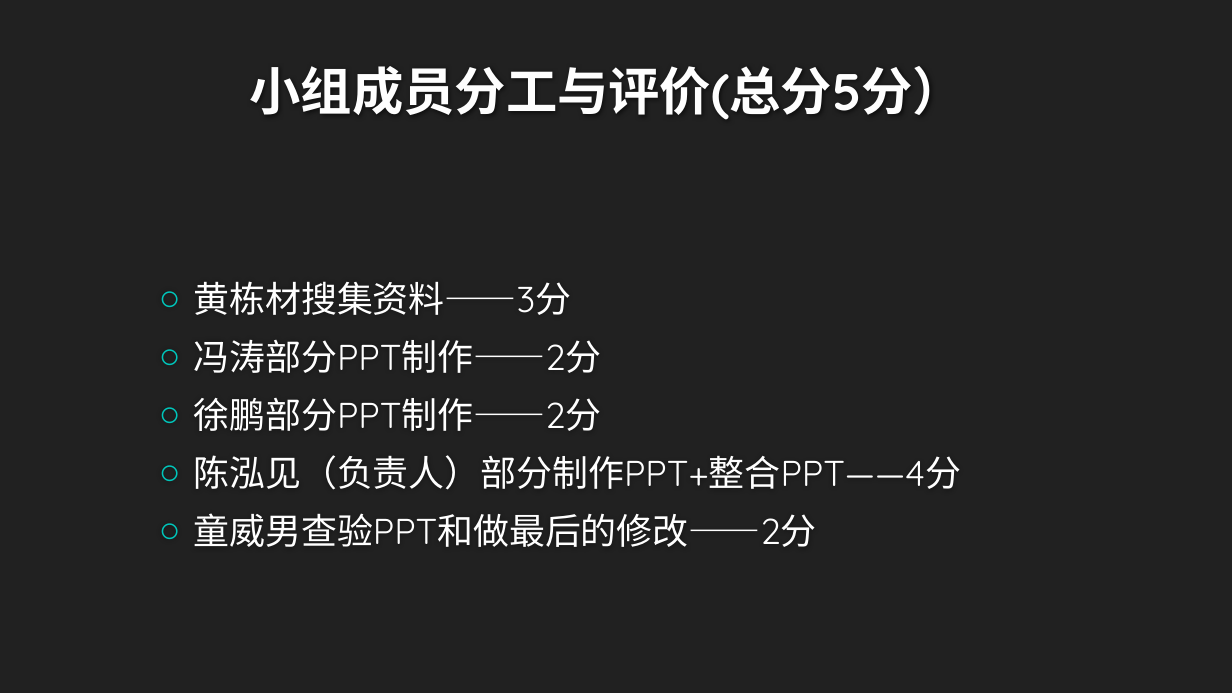
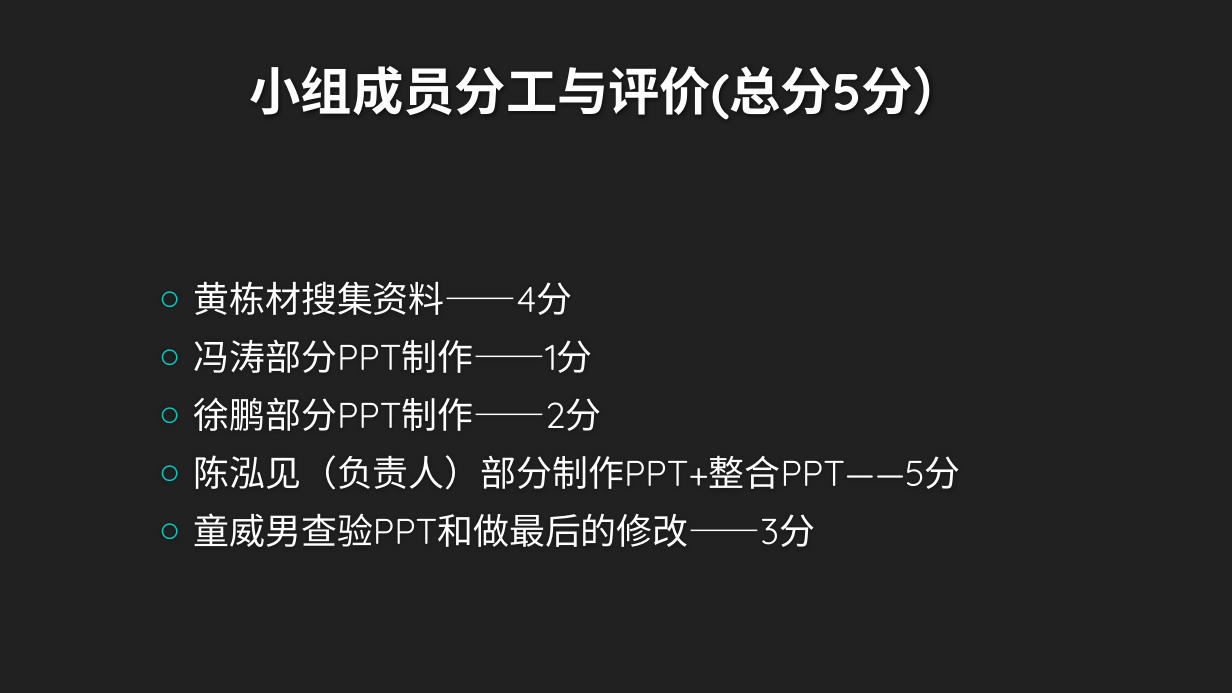
Before and after one commit to twn422/PRD2017, a slide deck: slide 26 of PRD-2017-G24/STW/非受控文件/翻转课堂作业/UML概述/UML概述.pptx. Drawn at 1232x693 pixels with LibreOffice and Linux fonts; fonts in the diff are those of the drawing; background and template pictures are left out. Boxes give left, top, right and bottom in pixels: in the first picture for what was removed or moved away, otherwise in the second. Text is boxed around its words. In the diff, an @@ line names an element or a change of style, - is before the commit and + after.

Commit message:
打分修改

```diff
--- a/PRD-2017-G24/STW/非受控文件/翻转课堂作业/UML概述/UML概述.pptx
+++ b/PRD-2017-G24/STW/非受控文件/翻转课堂作业/UML概述/UML概述.pptx
@@ text at box(194, 281, 593, 373): text changed @@
-○ 黄栋材搜集资料——3分
-○ 冯涛部分PPT制作——2分
+○ 黄栋材搜集资料——4分
+○ 冯涛部分PPT制作——1分
@@ text at box(194, 455, 961, 547): text changed @@
-○ 陈泓见（负责人）部分制作PPT+整合PPT——4分
-○ 童威男查验PPT和做最后的修改——2分
+○ 陈泓见（负责人）部分制作PPT+整合PPT——5分
+○ 童威男查验PPT和做最后的修改——3分
```
